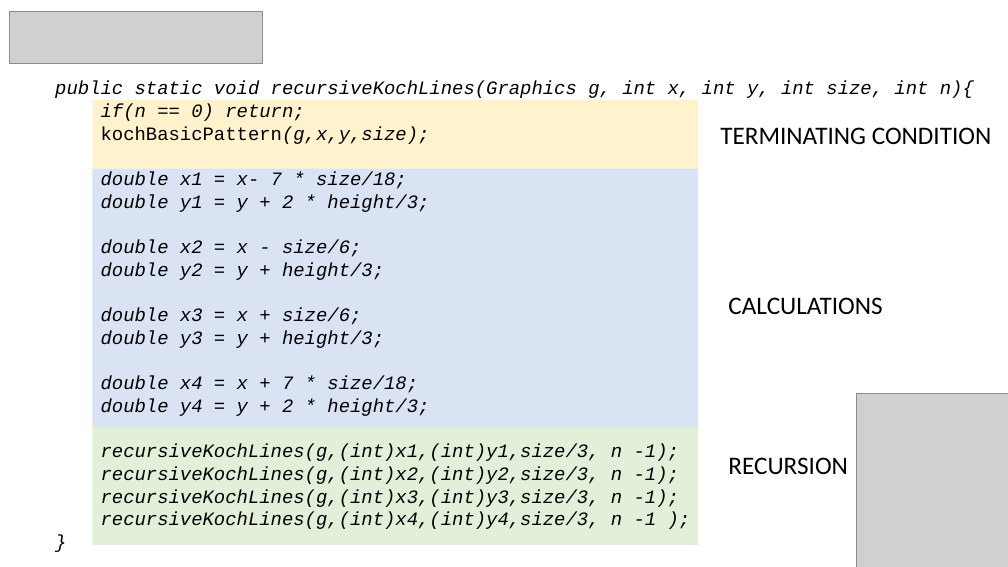
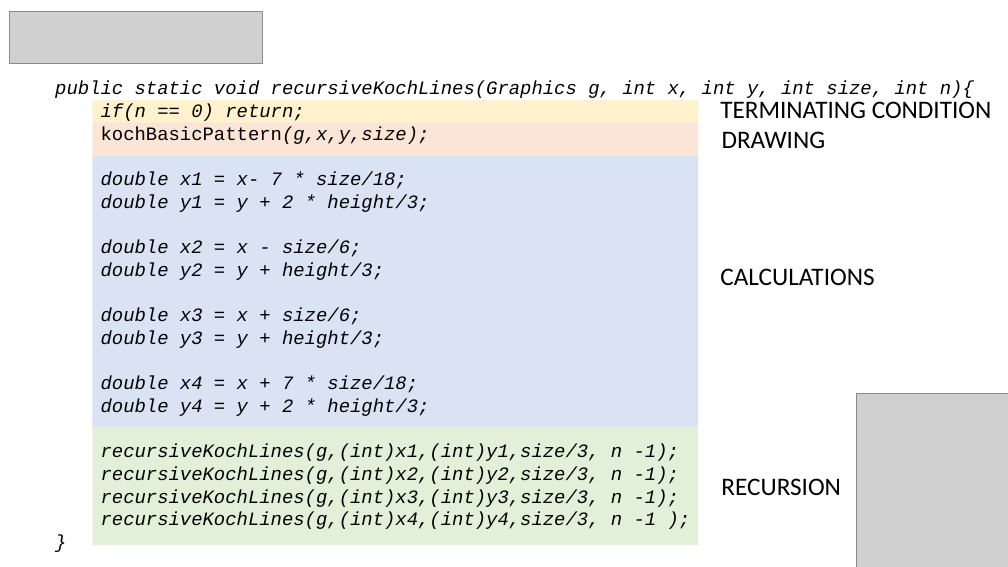
Before and after one commit to green-fox-academy/nguyenannie, a slide deck: slide 11 of week-03/Demo-week03.pptx. Drawn at 1008x567 pixels with LibreOffice and Linux fonts; fonts in the diff are those of the drawing; grey boxes stand for pictures. Boxes give left, top, right and bottom in pixels: in the first picture for what was removed or moved away, otherwise in the second. Text is boxed around its words. In the diff, an @@ line names an element or a change of style, - is before the commit and + after.

```diff
--- a/week-03/Demo-week03.pptx
+++ b/week-03/Demo-week03.pptx
@@ text "TERMINATING CONDITION" rewrapped from (x1=720, y1=127, x2=991, y2=144) to (x1=720, y1=97, x2=991, y2=118) @@
@@ rectangle resized from (x1=92, y1=100, x2=698, y2=169) to (x1=92, y1=100, x2=698, y2=123) @@
@@ rectangle added at (x1=92, y1=123, x2=698, y2=156), fill #FBE5D6 @@
@@ text added at (x1=722, y1=131, x2=826, y2=148), 24 pt, text #000000 @@
+DRAWING
@@ rectangle resized from (x1=92, y1=169, x2=698, y2=427) to (x1=92, y1=156, x2=698, y2=427) @@
@@ text "CALCULATIONS" moved from (x1=728, y1=297, x2=882, y2=314) to (x1=720, y1=268, x2=874, y2=285) @@
@@ text "RECURSION" moved from (x1=728, y1=457, x2=847, y2=475) to (x1=721, y1=478, x2=840, y2=496) @@
```
Also in this commit, not shown: 3 other slides changed, 8 other files.
